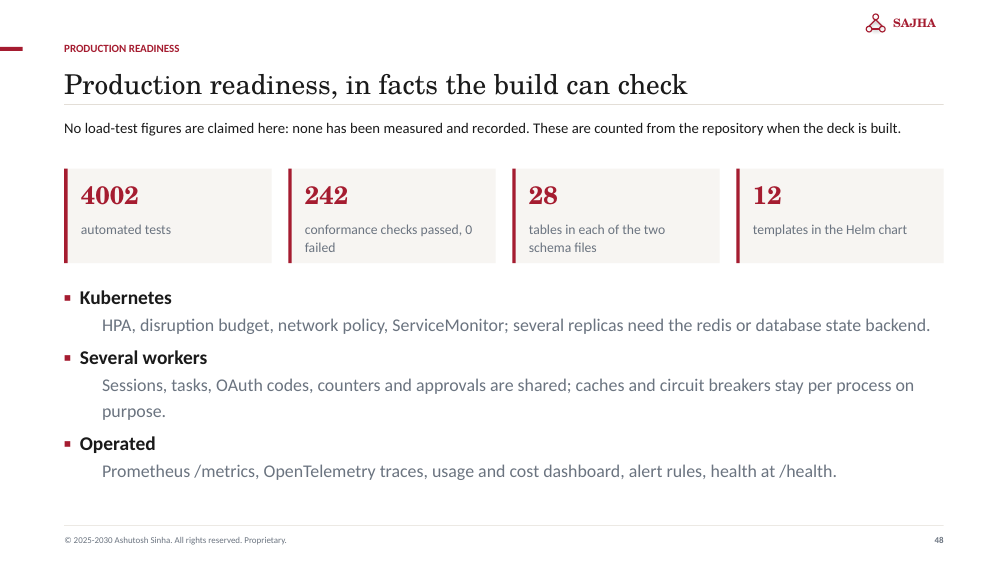
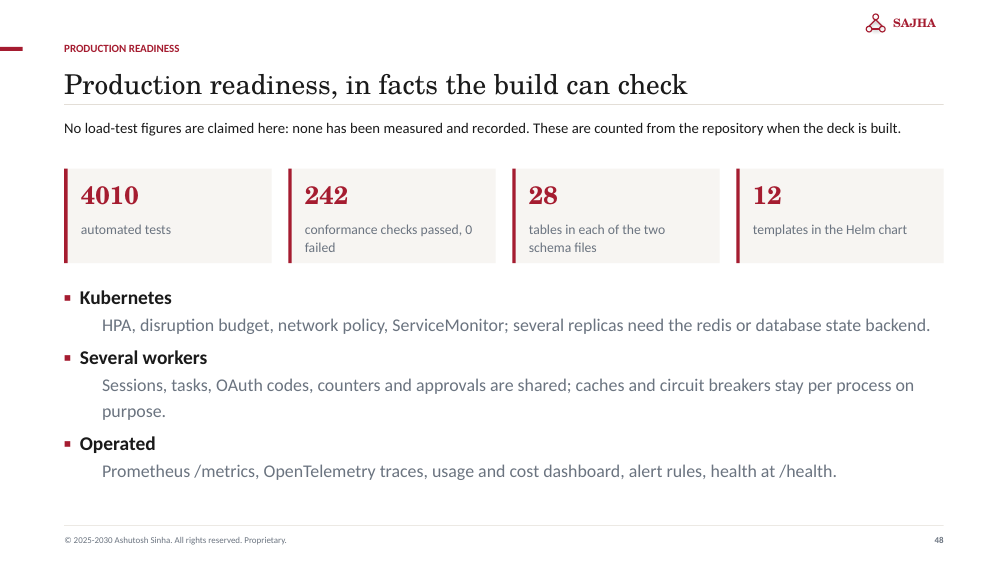
Before and after one commit to ajsinha/sajhamcpserver, a slide deck: slide 48 of docs/publications/SAJHA-MCP-Server.pptx. Drawn at 1008x567 pixels with LibreOffice and Linux fonts; fonts in the diff are those of the drawing. Boxes give left, top, right and bottom in pixels: in the first picture for what was removed or moved away, otherwise in the second. Text is boxed around its words. In the diff, an @@ line names an element or a change of style, - is before the commit and + after.

```diff
--- a/docs/publications/SAJHA-MCP-Server.pptx
+++ b/docs/publications/SAJHA-MCP-Server.pptx
@@ text at [81, 186, 139, 205]: text changed @@
-4002
+4010
```
Also in this commit, not shown: 4 other slides changed, 51 other files.
